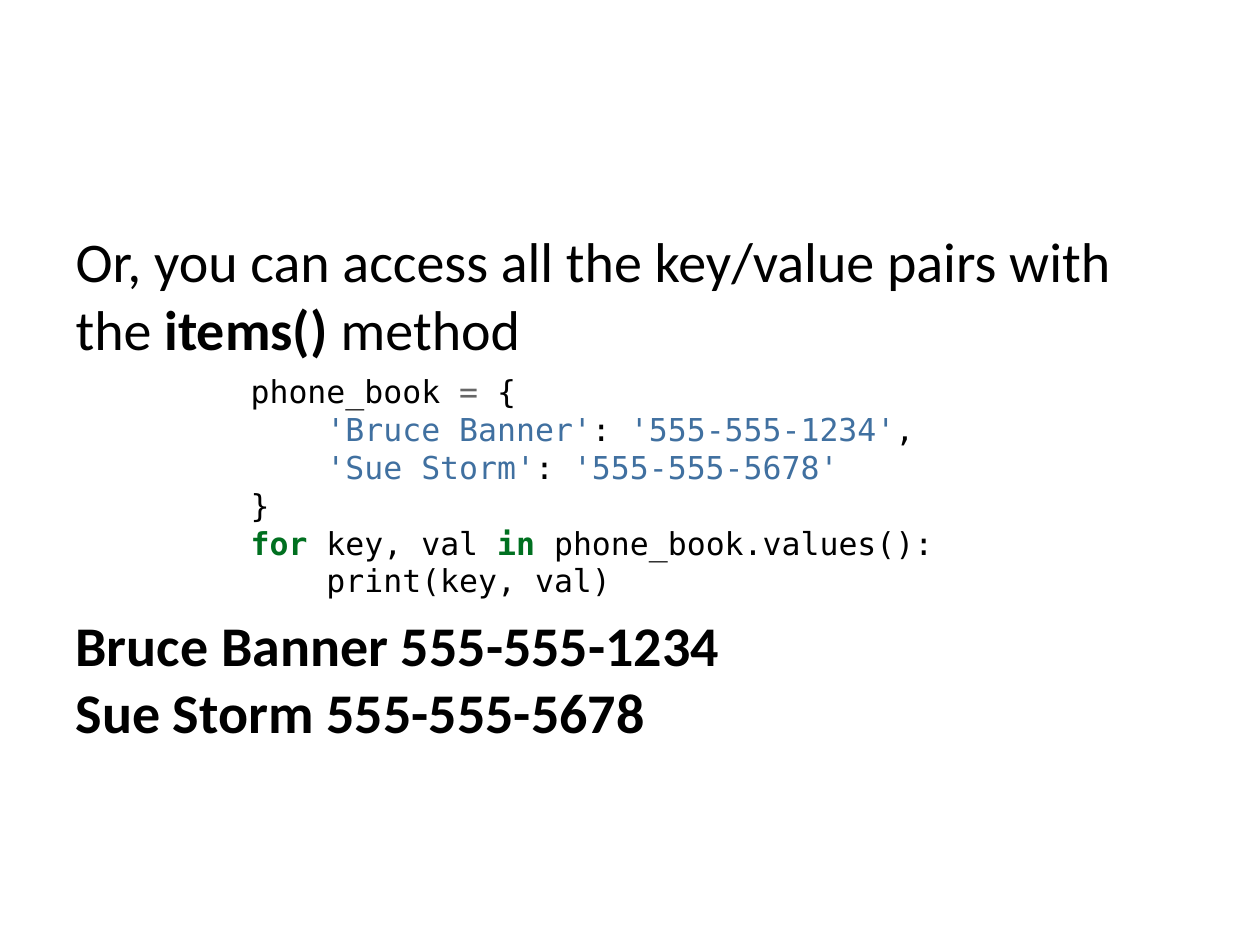
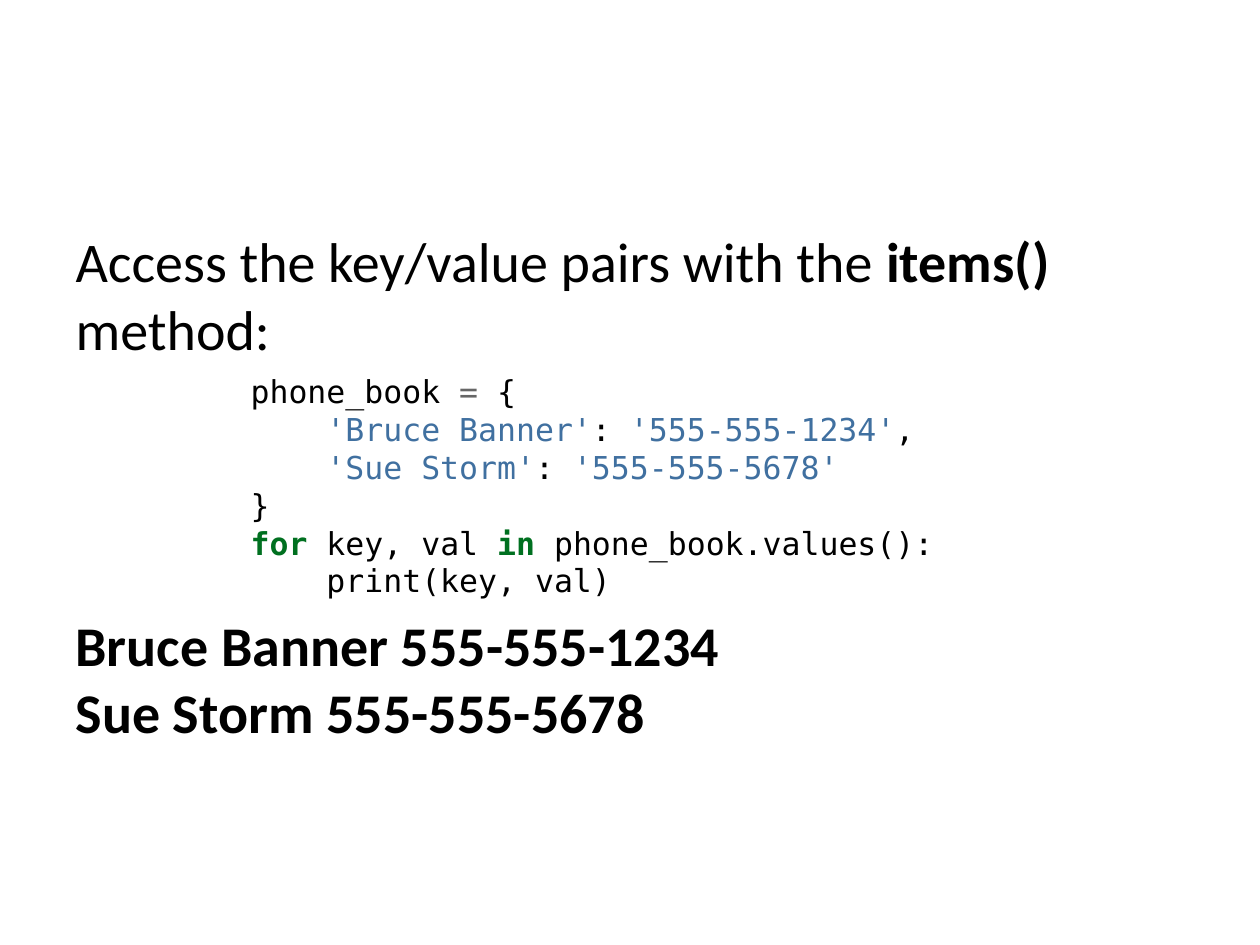
Before and after one commit to edsu/inst326, a slide deck: slide 27 of modules/module03/slides.pptx. Drawn at 1260x945 pixels with LibreOffice and Linux fonts; fonts in the diff are those of the drawing. Boxes give left, top, right and bottom in pixels: in the first picture for what was removed or moved away, otherwise in the second. Text is boxed around its words. In the diff, an @@ line names an element or a change of style, - is before the commit and + after.

```diff
--- a/modules/module03/slides.pptx
+++ b/modules/module03/slides.pptx
@@ text at [76,240,1049,351]: text changed @@
-Or, you can access all the key/value pairs with the items() method
+Access the key/value pairs with the items() method:
```
Also in this commit, not shown: 2 other slides changed, 2 other files.
